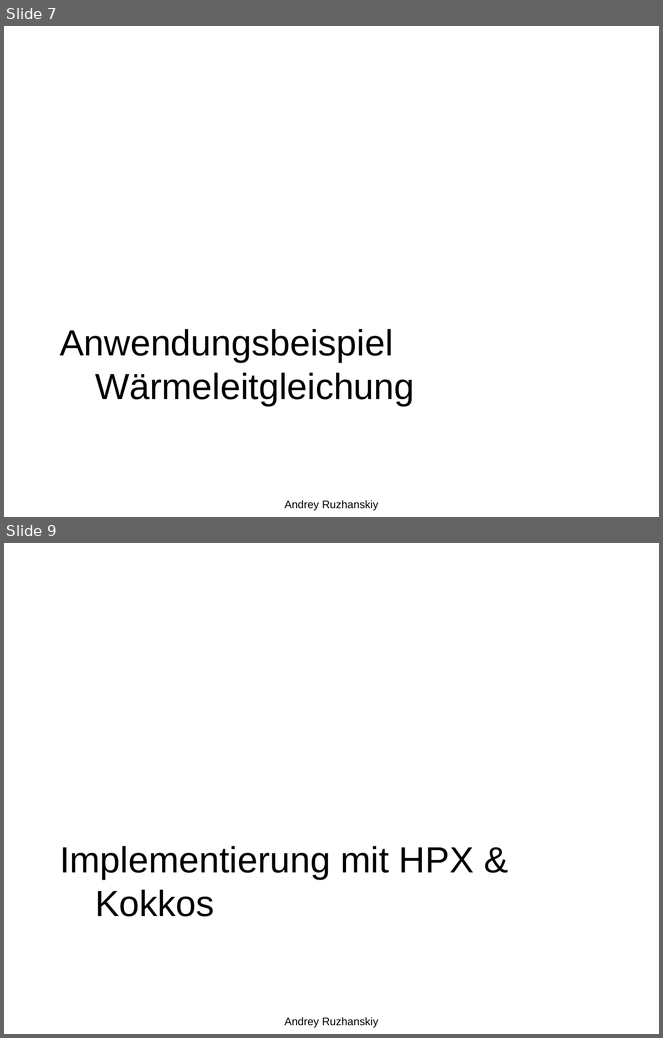
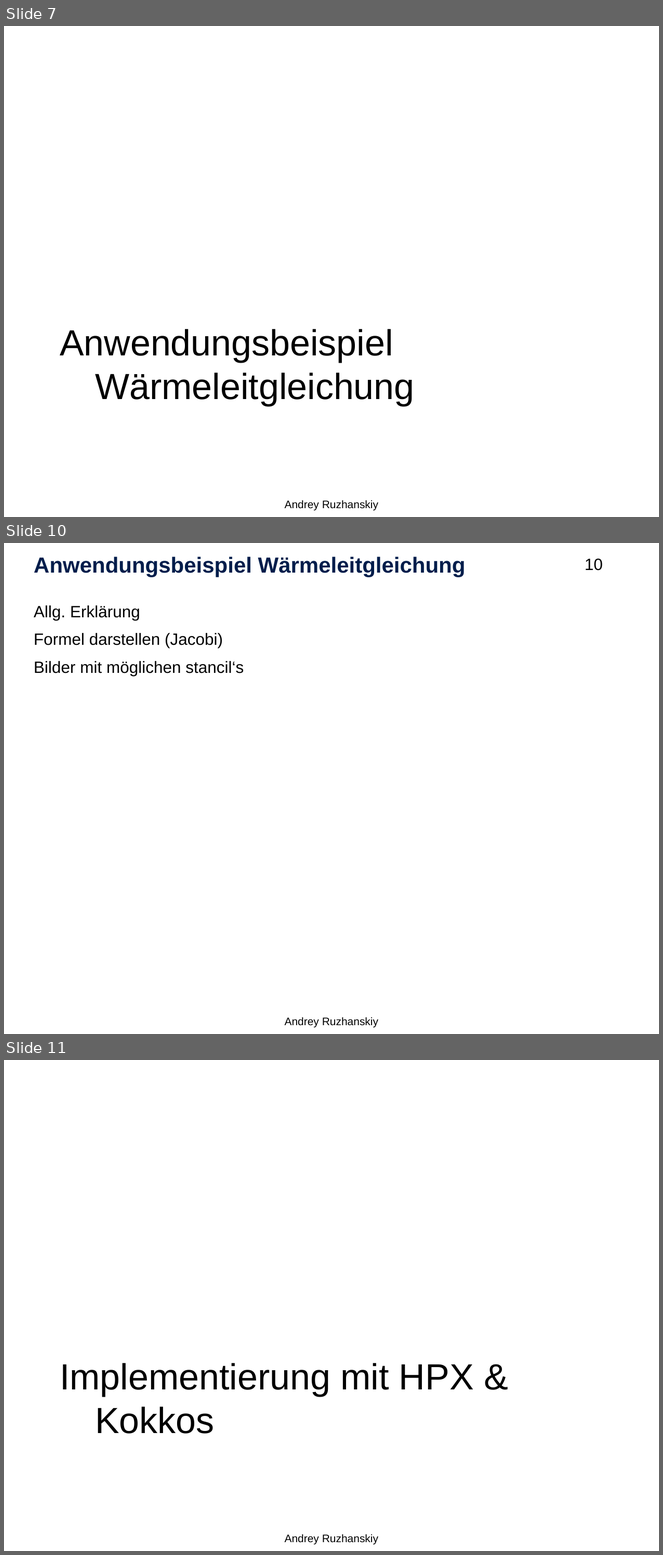
Before and after one commit to Setahero/HPC_Kokkos_HS, a slide deck: Hauptseminar HPC.pptx. Shown one above the other, each under a label of ours: slides 7 and 9 before the commit, slides 7, 10 and 11 after it; the slides between them are not shown. The pictures are 663x1038 and 663x1555 pixels, drawn with LibreOffice and Linux fonts; fonts in the diff are those of the drawing; background and template pictures are left out. Boxes give left, top, right and bottom in pixels: in the first picture for what was removed or moved away, otherwise in the second. Text is boxed around its words. In the diff, an @@ line names an element or a change of style, - is before the commit and + after.

```diff
--- a/Hauptseminar HPC.pptx
+++ b/Hauptseminar HPC.pptx
@@ slide 10 added at box(4, 543, 659, 1034), background picture (left out) @@
@@ title added at box(34, 557, 466, 577), 24 pt, text #001D4B, bold @@
+Anwendungsbeispiel Wärmeleitgleichung
@@ page number added at box(585, 559, 603, 571), 18 pt, text #000000 @@
+10
@@ text added at box(34, 605, 244, 676), 18 pt, text #000000 @@
+Allg. Erklärung
+Formel darstellen (Jacobi)
+Bilder mit möglichen stancil‘s
@@ text added at box(285, 1017, 378, 1028), 12 pt, text #000000 @@
+Andrey Ruzhanskiy
@@ what was slide 9 is now slide 11 @@
```
Also in this commit, not shown: 11 slides changed, 1 other slide added, 3 slides removed.
